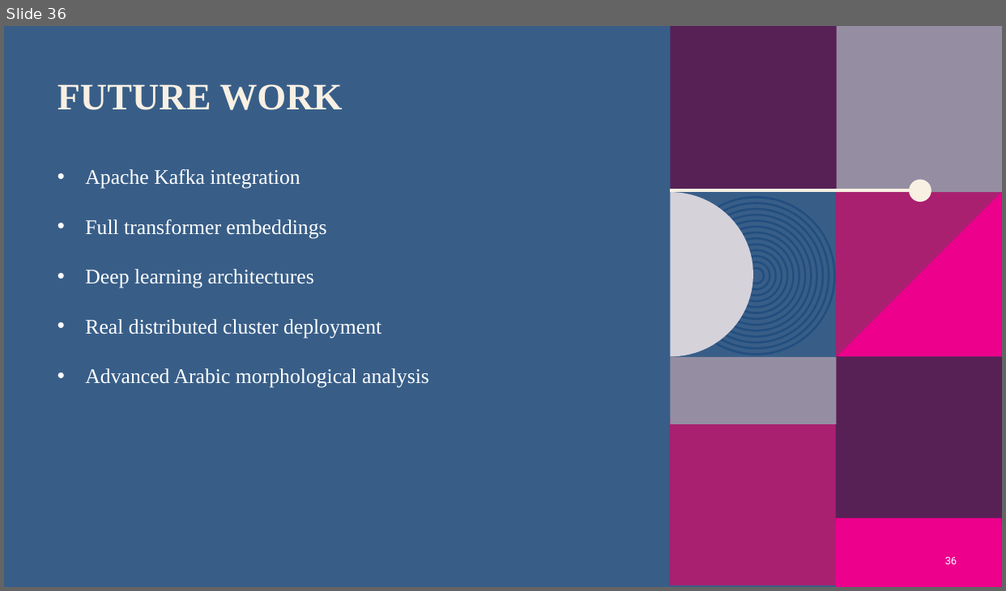
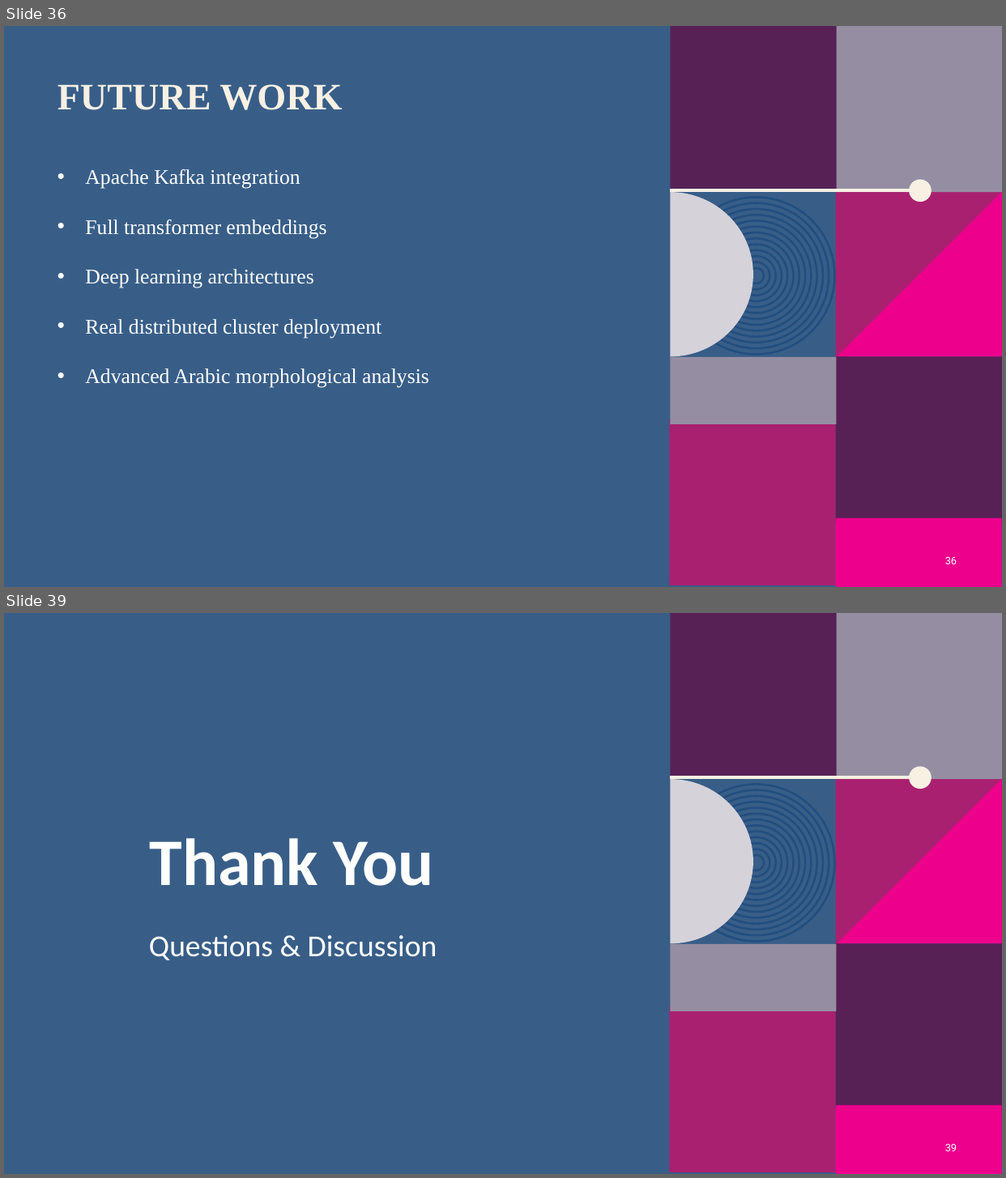
Before and after one commit to Sami-Almoadawi/MSBDA-801-Big-Data-Analytics-Project, a slide deck: reports/presentation/Arabic_AI_Text_Detection_Project.pptx. Shown one above the other, each under a label of ours: slide 36 before the commit, slides 36 and 39 after it; the slides between them are not shown. The pictures are 1006x591 and 1006x1178 pixels, drawn with LibreOffice and Linux fonts; fonts in the diff are those of the drawing; background and template pictures are left out. Boxes give left, top, right and bottom in pixels: in the first picture for what was removed or moved away, otherwise in the second. Text is boxed around its words. In the diff, an @@ line names an element or a change of style, - is before the commit and + after.

```diff
--- a/reports/presentation/Arabic_AI_Text_Detection_Project.pptx
+++ b/reports/presentation/Arabic_AI_Text_Detection_Project.pptx
@@ slide 39 added at bbox=[4, 613, 1002, 1174], background #385E88; not listed: 24 template elements that a slide beside it also shows @@
@@ text added at bbox=[150, 838, 434, 886], 64 pt, text #FFFFFF, bold @@
+Thank You
@@ text added at bbox=[149, 935, 437, 960], 29.3 pt, text #FFFFFF @@
+Questions & Discussion
@@ page number added at bbox=[945, 1144, 957, 1152], 10 pt, text #FFFFFF @@
+39
```
Also in this commit, not shown: 4 slides changed, 2 other slides added, 3 other files.
